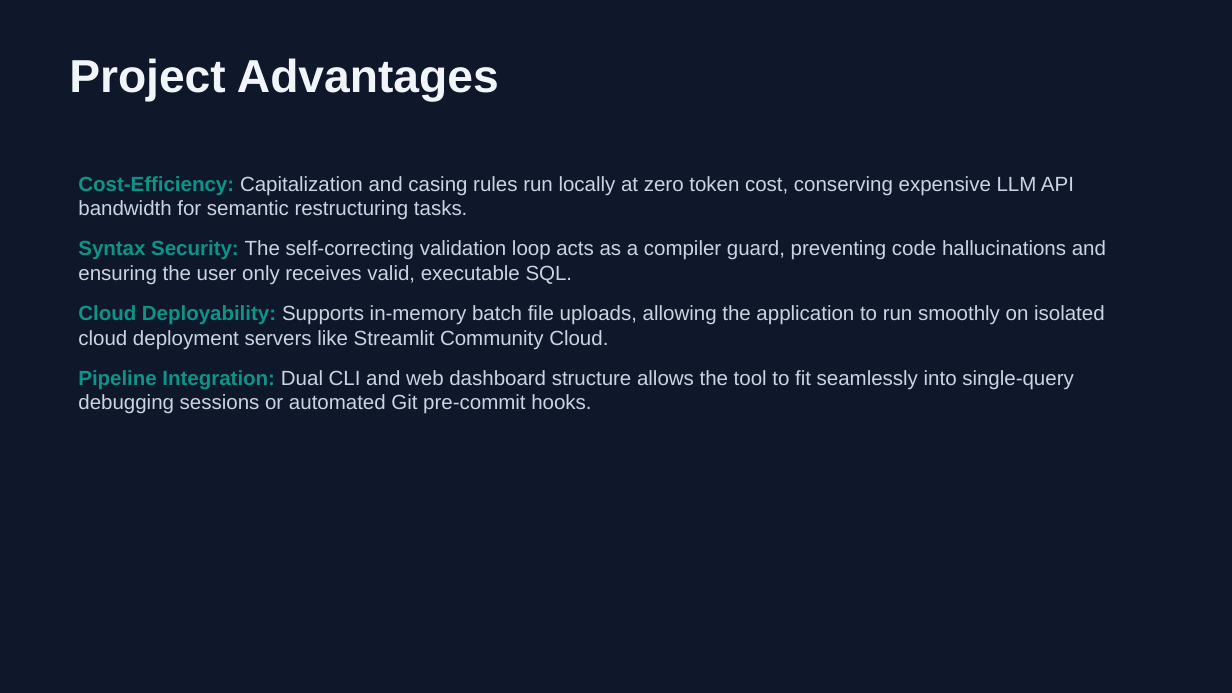
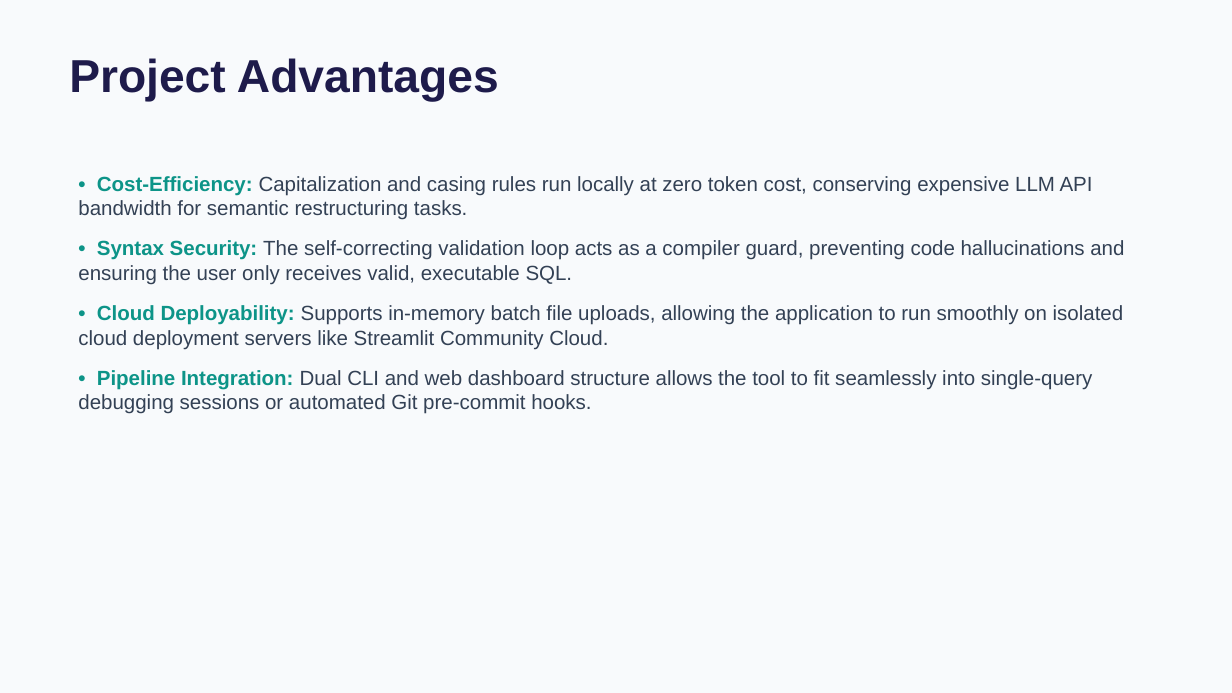
Before and after one commit to bharathpyla/sql-query-linter-style-fixer, a slide deck: slide 7 of Presentation.pptx. Drawn at 1232x693 pixels with LibreOffice and Linux fonts; fonts in the diff are those of the drawing. Boxes give left, top, right and bottom in pixels: in the first picture for what was removed or moved away, otherwise in the second. Text is boxed around its words. In the diff, an @@ line names an element or a change of style, - is before the commit and + after.

Commit message:
Update presentation PPTX with light theme and proper bullet points formatting

```diff
--- a/Presentation.pptx
+++ b/Presentation.pptx
@@ background #0F172A to #F8FAFC @@
@@ text "Project Advantages" at [69, 58, 499, 102]: text colour #F1F5F9 to #1E1B4B @@
@@ text at [78, 176, 1124, 414]: text changed; text colour #CBD5E1 to #334155 @@
-Cost-Efficiency: Capitalization and casing rules run locally at zero token cost, conserving expensive LLM API bandwidth for semantic restructuring tasks.
-Syntax Security: The self-correcting validation loop acts as a compiler guard, preventing code hallucinations and ensuring the user only receives valid, executable SQL.
-Cloud Deployability: Supports in-memory batch file uploads, allowing the application to run smoothly on isolated cloud deployment servers like Streamlit Community Cloud.
-Pipeline Integration: Dual CLI and web dashboard structure allows the tool to fit seamlessly into single-query debugging sessions or automated Git pre-commit hooks.
+• Cost-Efficiency: Capitalization and casing rules run locally at zero token cost, conserving expensive LLM API bandwidth for semantic restructuring tasks.
+• Syntax Security: The self-correcting validation loop acts as a compiler guard, preventing code hallucinations and ensuring the user only receives valid, executable SQL.
+• Cloud Deployability: Supports in-memory batch file uploads, allowing the application to run smoothly on isolated cloud deployment servers like Streamlit Community Cloud.
+• Pipeline Integration: Dual CLI and web dashboard structure allows the tool to fit seamlessly into single-query debugging sessions or automated Git pre-commit hooks.
```
Also in this commit, not shown: 7 other slides changed.
